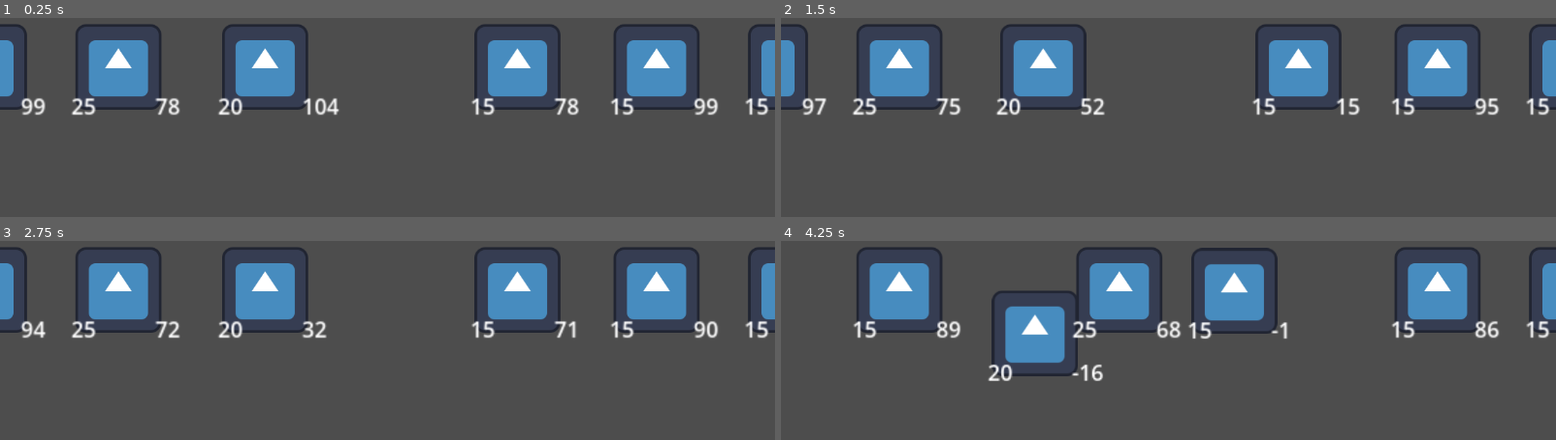
Above: before the commit, frames 1-4 (two rows, left to right).
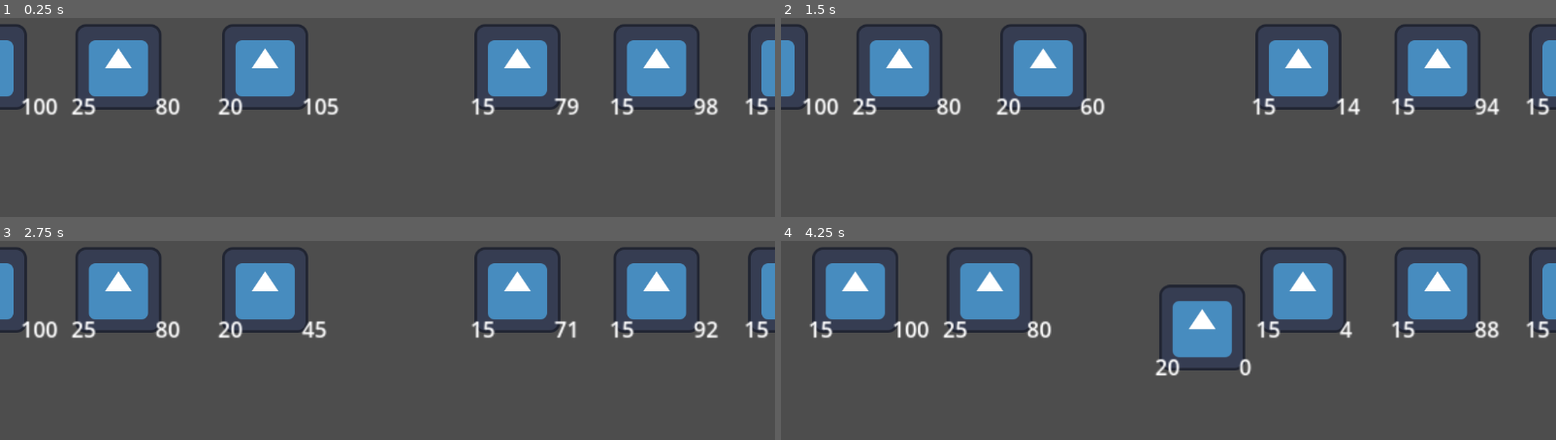
Above: after the commit, the same moments.

Repository: gknutson1/mass-effect-3
Game: Godot game, scene res://battle.tscn
The game is run twice, just before and just after one commit, with the same random seed, the same clock (stepped at 60 frames per second) and the same inputs. The engine's default icon, where the game draws it, is replaced by a stand-in: a white triangle on a blue panel in a dark square.
Inputs:
- Up to frame 1 (0.25 s): no input
- Up to frame 2 (1.5 s): no input
- Up to frame 3 (2.75 s): no input
- Up to frame 4 (4.25 s): no input

The runs differ from the first frame. In frame 1, 0.6% of the frame differs, in the area x 2-93%, y 40-50%; in frame 2, 0.7%; in frame 3, 0.7%; in frame 4, 21%, in the area x 3-93%, y 2-71%.

Commit message:
made it so wizard cannot ability before he is in front

Diff:
--- a/BattleManager.gd
+++ b/BattleManager.gd
@@ -75,11 +75,11 @@
 		attacker2.set_attack_target(team1[0])
 
 	#NOTE: We will have to repeat. Character abilities may trigger character abilities. Can't loop once.
-	for character in team1:
-		character.execute_abilities(self,2)
+	for i in range(0,team1.size()):
+		team1[i].execute_abilities(self,2,i)
 		##
-	for character in team2:
-		character.execute_abilities(self,1)
+	for i in range(0,team2.size()):
+		team2[i].execute_abilities(self,2,i)
 
 	var kill1 = team1.filter(is_dead)
 	var kill2 = team2.filter(is_dead)
--- a/Character.gd
+++ b/Character.gd
@@ -87,7 +87,8 @@
 	if target_character.health <= 0:
 		char_state = state.IDLE
 
-func execute_abilities(battle: BattleManager, team: int):
+func execute_abilities(battle: BattleManager, team: int,cCarcter: int):
 	for cAbility in abilities:
+
 		cAbility.createTarget(battle,team)
-		cAbility.ExecuteAbility(battle, team)
+		cAbility.ExecuteAbility(battle, team,cCarcter)
--- a/ability.gd
+++ b/ability.gd
@@ -5,5 +5,5 @@
 	pass
 func createTarget(battle: BattleManager,team: int):
 	pass
-func ExecuteAbility(battle: BattleManager,team: int):
+func ExecuteAbility(battle: BattleManager,team: int,cCarcter: int):
 	pass
--- a/ability_archer.gd
+++ b/ability_archer.gd
@@ -11,7 +11,7 @@
 		randomTarget = rng.randf_range(0, battle.team1.size())
 	if(team == 2):
 		randomTarget = rng.randf_range(0, battle.team2.size())
-func ExecuteAbility(battle: BattleManager,team: int):
+func ExecuteAbility(battle: BattleManager,team: int,cCarcter: int):
 	print("archer attack" + str(team))
 	if(team == 1):
 		battle.team1[randomTarget].health -= 1
--- a/ability_magic.gd
+++ b/ability_magic.gd
@@ -6,11 +6,14 @@
 	pass
 func createTarget(battle: BattleManager,team: int):
 	pass
-func ExecuteAbility(battle: BattleManager,team: int):
-	print("magic attack" + str(team))
-	if(team == 1):
-		for enemies in battle.team1:
-			enemies.health -=damage
-	if(team == 2):
-		for enemies in battle.team2:
-			enemies.health -=damage
+func ExecuteAbility(battle: BattleManager,team: int,cCharcter: int):
+	if(cCharcter == 0):
+		print("magic attack team " + str(team))
+		if(team == 1):
+			for enemies in battle.team1:
+				enemies.health -=damage
+		if(team == 2):
+			for enemies in battle.team2:
+				enemies.health -=damage
+	else:
+		pass
